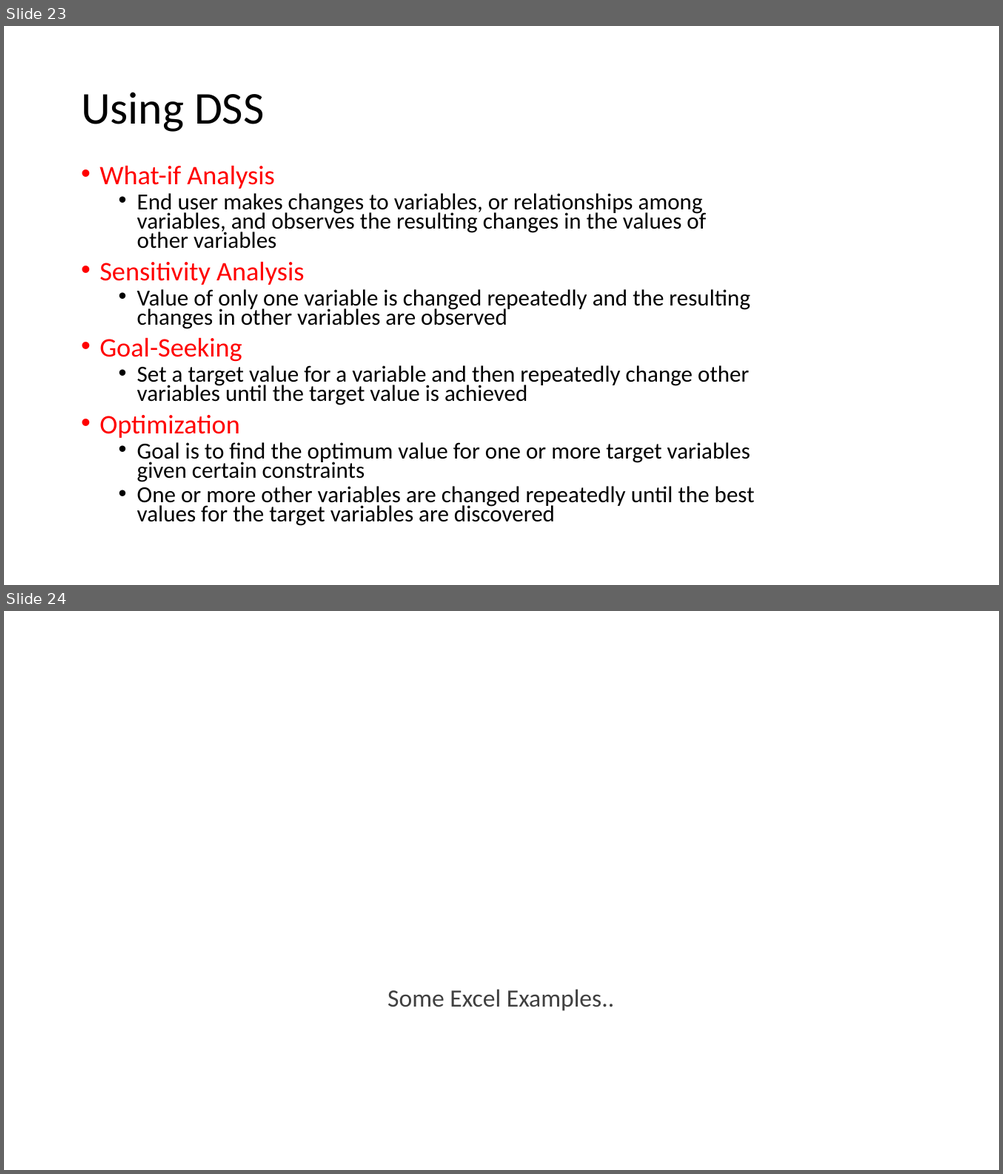
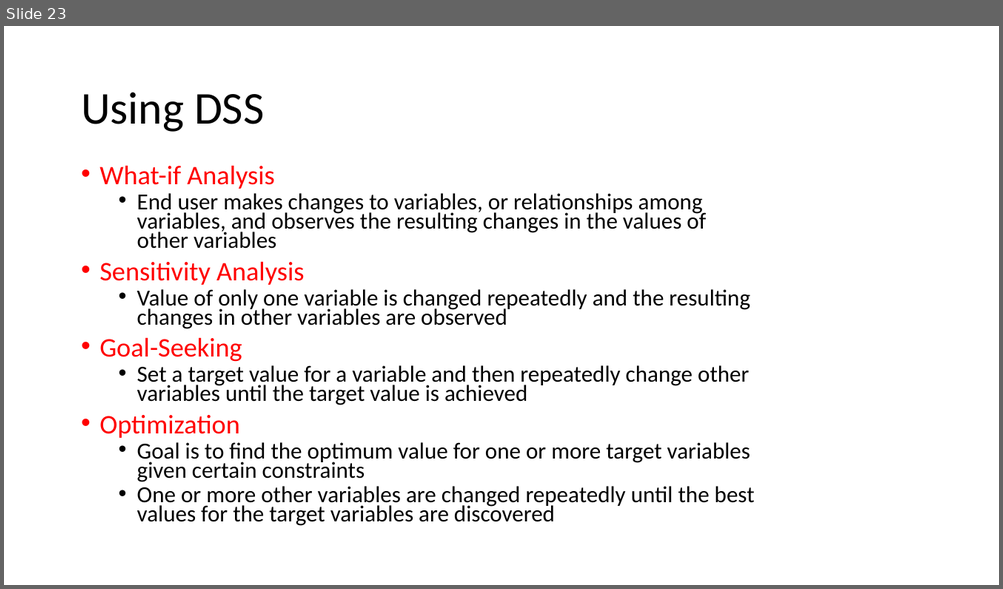
Before and after one commit to ynsy/AutomatedNegotiationAgent, a slide deck: Decision Support System.pptx. Shown one above the other, each under a label of ours: slides 23 and 24 before the commit, slide 23 after it. The pictures are 1003x1174 and 1003x589 pixels, drawn with LibreOffice and Linux fonts; fonts in the diff are those of the drawing. Boxes give left, top, right and bottom in pixels: in the first picture for what was removed or moved away, otherwise in the second. Text is boxed around its words. In the diff, an @@ line names an element or a change of style, - is before the commit and + after.

```diff
--- a/Decision Support System.pptx
+++ b/Decision Support System.pptx
@@ slide 24 removed at (4,611,999,1170), background #FFFFFF @@
@@ text removed at (387,989,614,1011) @@
-Some Excel Examples..
```
Also in this commit, not shown: 10 slides added.
